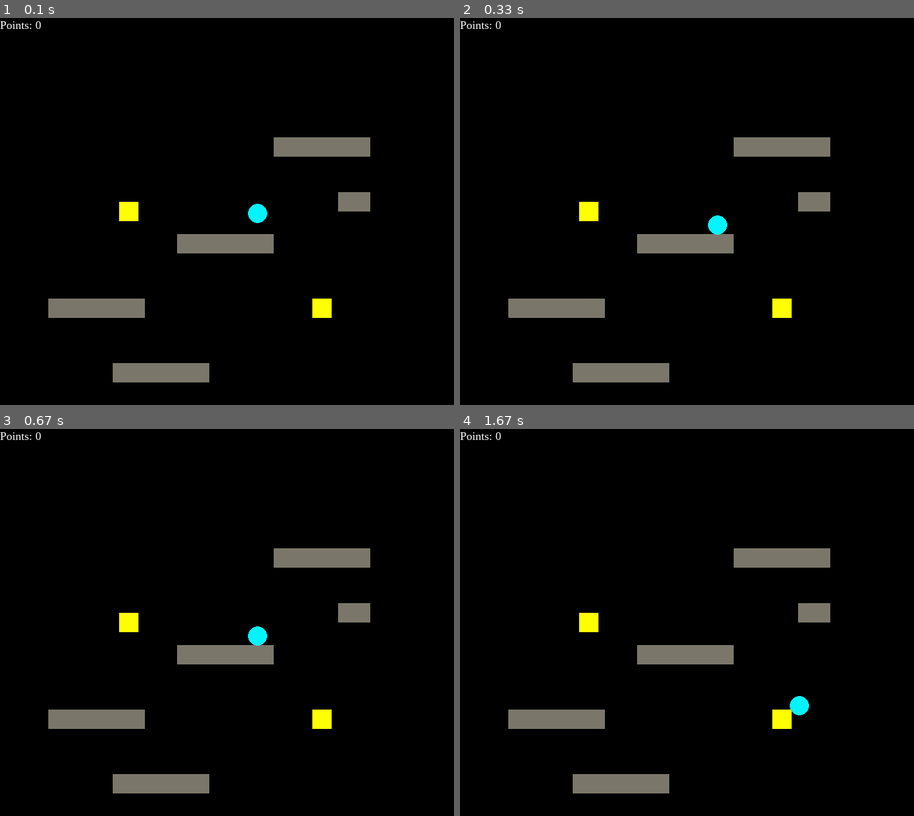
Above: before the commit, frames 1-4 (two rows, left to right).
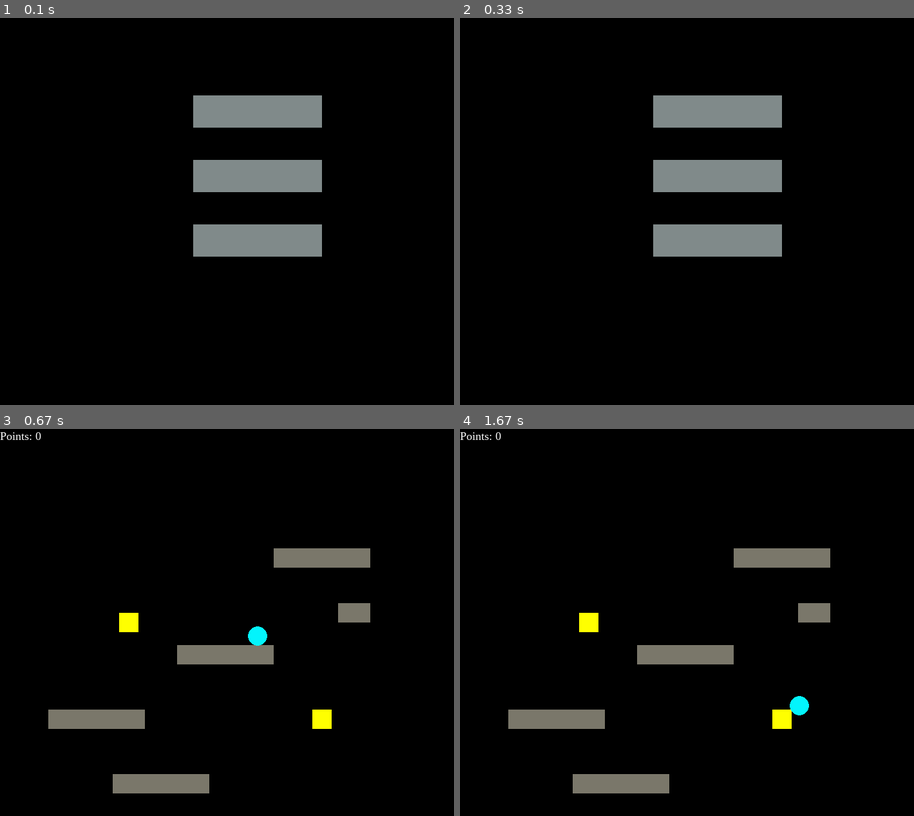
Above: after the commit, the same moments.

Repository: kamilxkruk/PyGamePlatformer
Game: pygame game, started from main.py
Two runs of this game, one before a commit and one after it. Both use one fixed random seed, a clock stepped at 60 frames per second and the inputs below.
Inputs (mouse positions are in pixels of both pictures, inside the frame that each line leads up to):
- Up to frame 1 (0.1 s): no input
- Up to frame 2 (0.33 s): no input
- Up to frame 3 (0.67 s): click (258, 521) at 0.38 s
- Up to frame 4 (1.67 s): hold D 0.83-1.3 s; hold W 1.33-1.63 s

The runs differ from the first frame. In frame 1, 11% of the frame differs, in the area x 0-82%, y 0-95%; in frame 2, 11%; in frame 3, nothing differs; in frame 4, nothing differs.

Commit message:
During class - add menu items

Diff:
--- a/gameObject.py
+++ b/gameObject.py
@@ -9,20 +9,23 @@
         pygame.init()
 
         self.screenSize = (SCREEN_WIDTH, SCREEN_HEIGHT) #Tuple
-
         self.display = pygame.display.set_mode(self.screenSize)
+        self.display_rect = self.display.get_rect()
         pygame.display.set_caption('First PyGame App')
         self.pyClock = pygame.time.Clock()
-
+        self.gameMode = 0 #0 - menu, 1 - gra, 2 - edit mode
         self.player = Player()
         self.gravity = True
+
+        self.gameMenuRectangle = pygame.Rect(self.display_rect.centerx-100,self.display_rect.top+120,200,50)
+        self.editMenuRectangle = pygame.Rect(self.display_rect.centerx-100,self.display_rect.top+220,200,50)
+        self.exitMenuRectangle = pygame.Rect(self.display_rect.centerx-100,self.display_rect.top+320,200,50)
 
     # process game
     def process_game(self):
         while True:
             self.pyClock.tick(FPS)
             self.handle_events()
-
             self.read_keyboard()
             self.print()
 
@@ -33,14 +36,37 @@
                 sys.exit(0)
             elif event.type == pygame.KEYDOWN and event.key == pygame.K_ESCAPE:
                 pass
-                # sys.exit(0)
+            elif event.type == pygame.MOUSEBUTTONUP:
+                mousePosition = pygame.mouse.get_pos()
+                if self.gameMenuRectangle.collidepoint(mousePosition):
+                    self.gameMode = 1
+
+                #Jeżeli rectangleGraj koliduje -> gameMode = 1
+                #Jeżeli rectangleEdytujPoziom koliduje -> gameMode = 2
+                #Jeżeli rectangleWyjdź -> sys.exit(0)
+
 
     # read keyboard
     def read_keyboard(self):
         keys = pygame.key.get_pressed()
-        self.player.move(keys)
+
+        if self.gameMode == 1:
+            self.player.move(keys)
 
     def print(self):
         self.display.fill(BLACK)
+
+        if self.gameMode == 0:
+            self.print_menu()
+        elif self.gameMode == 1:
+            self.print_game()
+
+        pygame.display.flip()
+
+    def print_game(self):
         self.player.display(self.display)
-        pygame.display.flip()
+
+    def print_menu(self):
+        pygame.draw.rect(self.display,GREY,self.gameMenuRectangle)
+        pygame.draw.rect(self.display,GREY,self.editMenuRectangle)
+        pygame.draw.rect(self.display,GREY,self.exitMenuRectangle)
--- a/settings.py
+++ b/settings.py
@@ -15,6 +15,7 @@
 YELLOW = (255,255,0)
 LIGHT_BLUE = (3,244,252)
 BROWN = (122, 119, 106)
+GREY = (128,138,138)
 
 # platforms
 PLATFORMS = [
